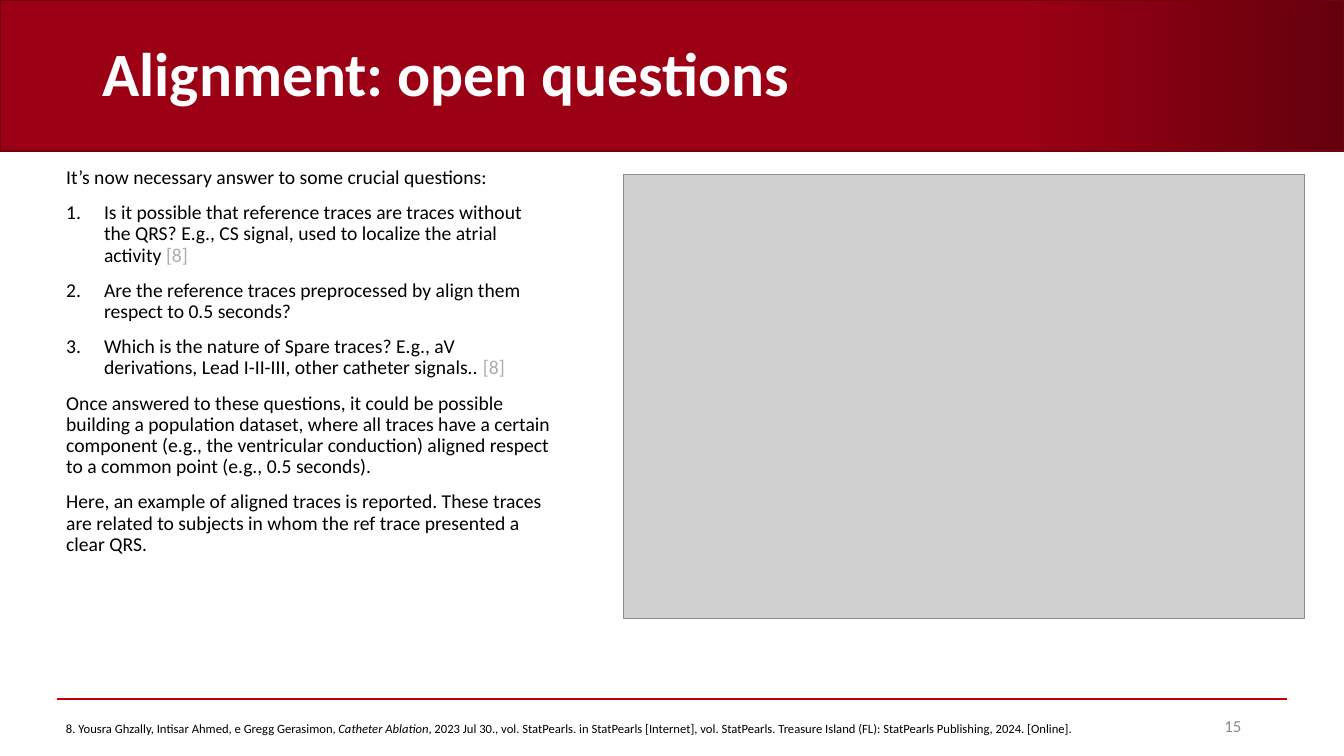
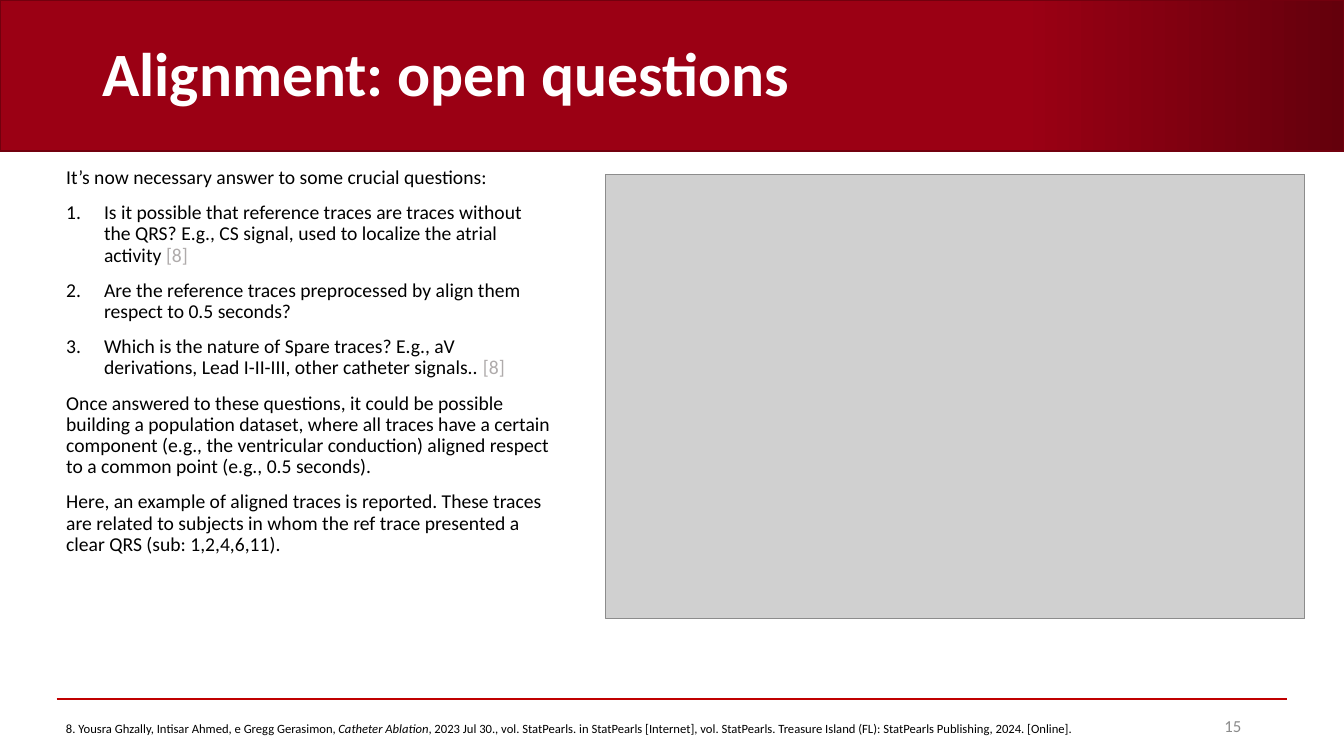
Before and after one commit to AndreaCorrado00/Tesi_magistrale_Corrado_Andrea, a slide deck: slide 15 of Documentation/4. Recap filters-spectrum-alignment .pptx. Drawn at 1344x756 pixels with LibreOffice and Linux fonts; fonts in the diff are those of the drawing; grey boxes stand for pictures; background and template pictures are left out. Boxes give left, top, right and bottom in pixels: in the first picture for what was removed or moved away, otherwise in the second. Text is boxed around its words. In the diff, an @@ line names an element or a change of style, - is before the commit and + after.

Commit message:
new images and recap presentation

```diff
--- a/Documentation/4. Recap filters-spectrum-alignment .pptx
+++ b/Documentation/4. Recap filters-spectrum-alignment .pptx
@@ picture added at bbox=[606, 174, 1306, 619] @@
@@ picture removed at bbox=[623, 196, 895, 410] @@
@@ text at bbox=[66, 494, 541, 554]: text changed @@
-Here, an example of aligned traces is reported. These traces are related to subjects in whom the ref trace presented a clear QRS.
+Here, an example of aligned traces is reported. These traces are related to subjects in whom the ref trace presented a clear QRS (sub: 1,2,4,6,11).
```
Also in this commit, not shown: 3 other slides changed, 23 other files.
